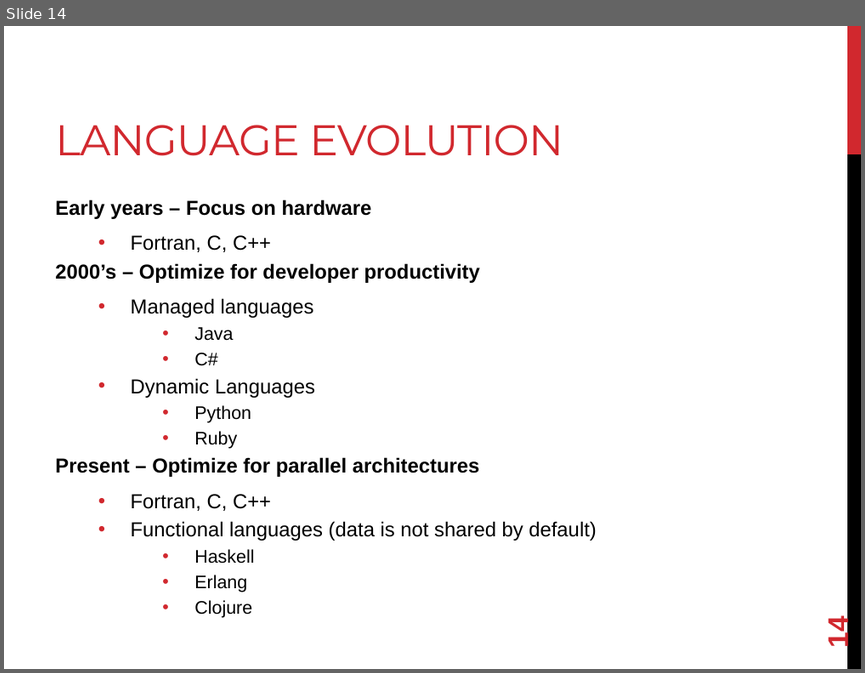
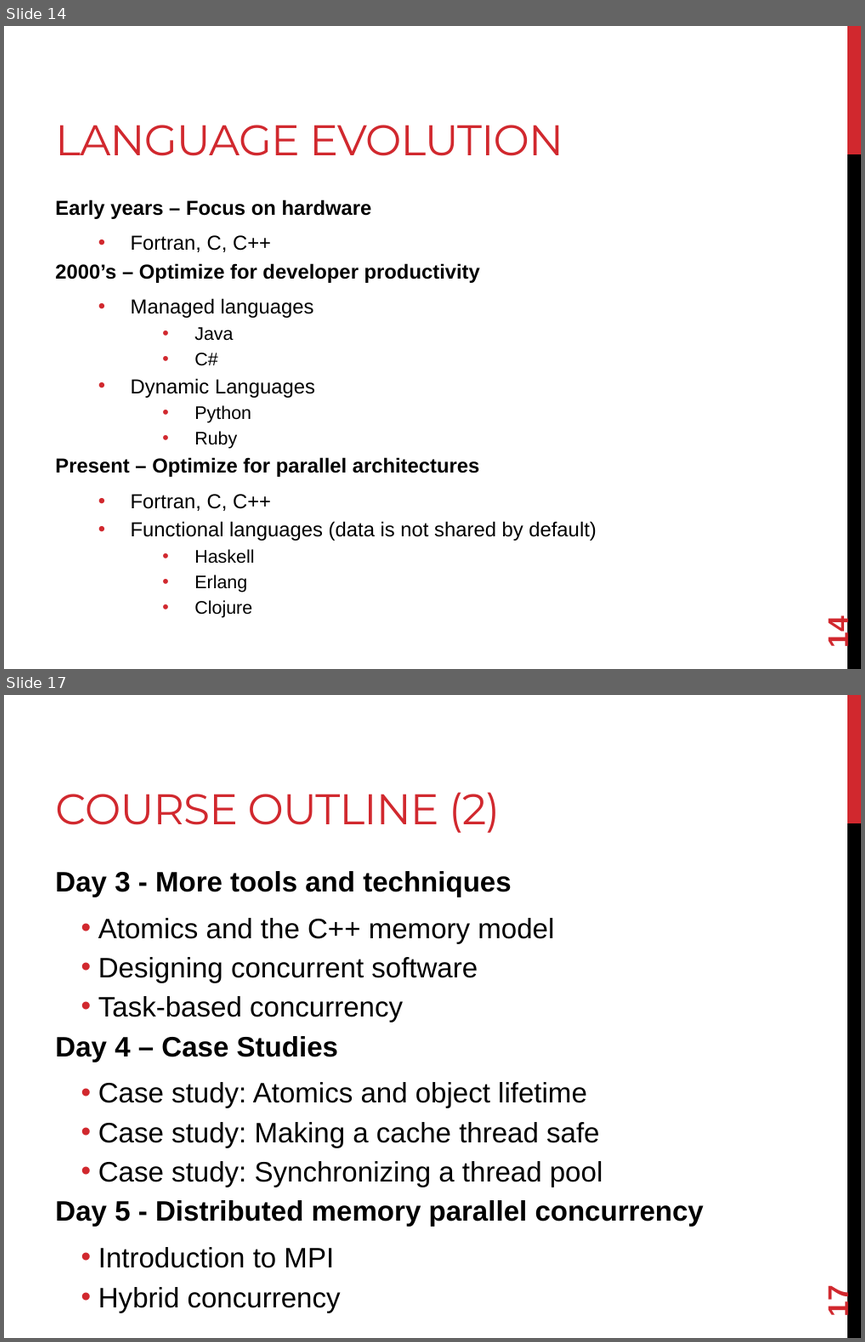
Before and after one commit to joshpeterson/DevelopingConcurrentSoftware, a slide deck: Lectures/Modern CPU Architecture and Concurrency/Modern CPU Architecture and Concurrency.pptx. Shown one above the other, each under a label of ours: slide 14 before the commit, slides 14 and 17 after it; the slides between them are not shown. The pictures are 865x673 and 865x1342 pixels, drawn with LibreOffice and Linux fonts; fonts in the diff are those of the drawing. Boxes give left, top, right and bottom in pixels: in the first picture for what was removed or moved away, otherwise in the second. Text is boxed around its words. In the diff, an @@ line names an element or a change of style, - is before the commit and + after.

```diff
--- a/Lectures/Modern CPU Architecture and Concurrency/Modern CPU Architecture and Concurrency.pptx
+++ b/Lectures/Modern CPU Architecture and Concurrency/Modern CPU Architecture and Concurrency.pptx
@@ slide 17 added at <box>4,695,861,1338</box>, background #FFFFFF; not listed: 2 template elements that a slide beside it also shows @@
@@ title added at <box>55,792,500,833</box>, 36 pt, text #D1282E @@
+COURSE OUTLINE (2)
@@ text added at <box>55,871,704,1226</box>, 23.6 pt, text #000000 @@
+Day 3 - More tools and techniques
+  • Atomics and the C++ memory model
+  • Designing concurrent software
+  • Task-based concurrency
+Day 4 – Case Studies
+  • Case study: Atomics and object lifetime
+  • Case study: Making a cache thread safe
+  • Case study: Synchronizing a thread pool
+Day 5 - Distributed memory parallel concurrency
+  • Introduction to MPI
+  • Hybrid concurrency
@@ page number added at <box>822,1287,854,1315</box>, 24 pt, text #D1282E, bold @@
+17
```
Also in this commit, not shown: 2 slides changed, 4 other files.
